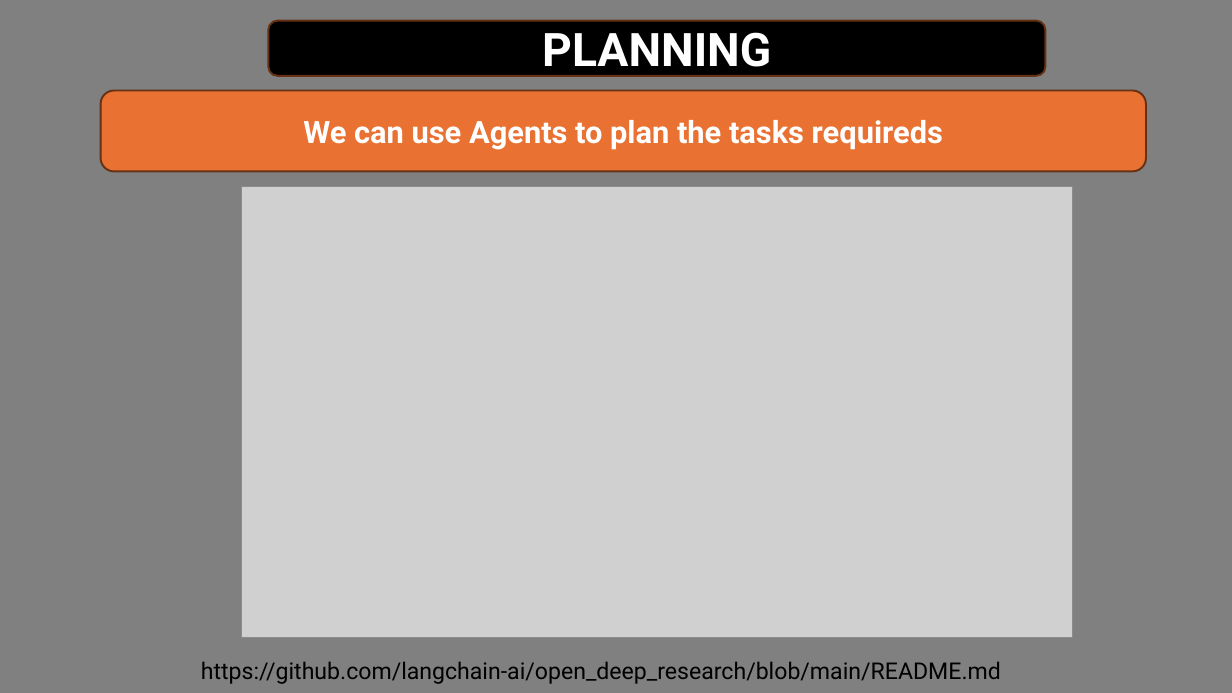
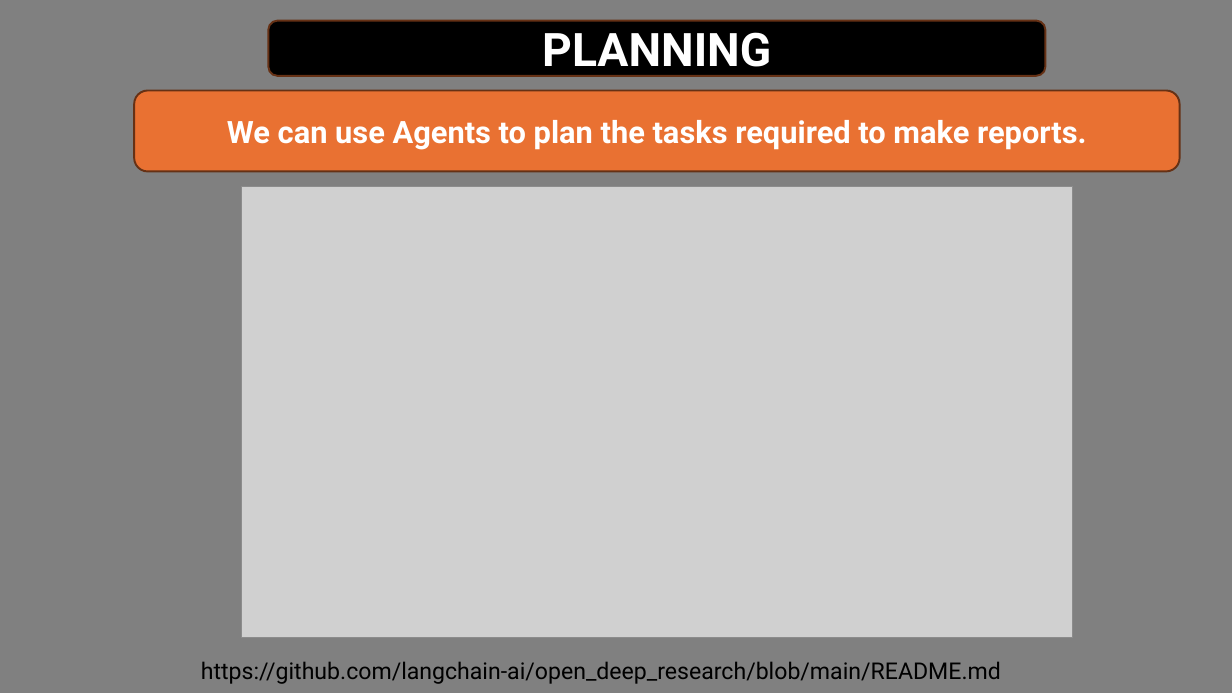
Before and after one commit to Python-Test-Engineer/AI-KB-BOOK, a slide deck: slide 5 of ai-agents.pptx. Drawn at 1232x693 pixels with LibreOffice and Linux fonts; fonts in the diff are those of the drawing; grey boxes stand for pictures. Boxes give left, top, right and bottom in pixels: in the first picture for what was removed or moved away, otherwise in the second. Text is boxed around its words. In the diff, an @@ line names an element or a change of style, - is before the commit and + after.

```diff
--- a/ai-agents.pptx
+++ b/ai-agents.pptx
@@ rounded rectangle "We can use Agents to ...": place and size @@
-rounded rectangle "We can use Agents to ..." at [101,91,1146,172]
+rounded rectangle "We can use Agents to ..." at [134,91,1179,172]
@@ text in rounded rectangle at [227,120,1087,150]: text changed @@
-We can use Agents to plan the tasks requireds
+We can use Agents to plan the tasks required to make reports.
```
Also in this commit, not shown: 1 other file.
